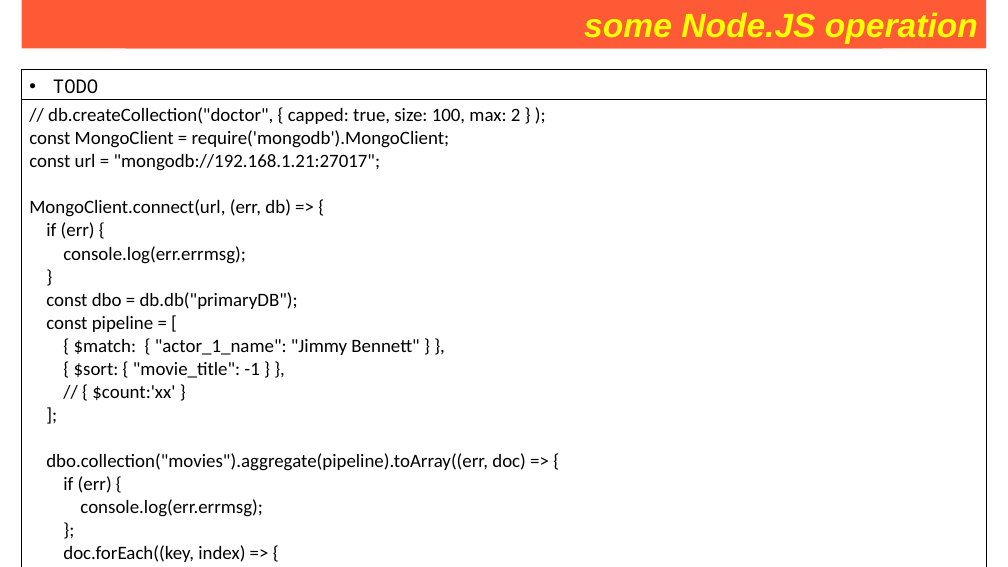
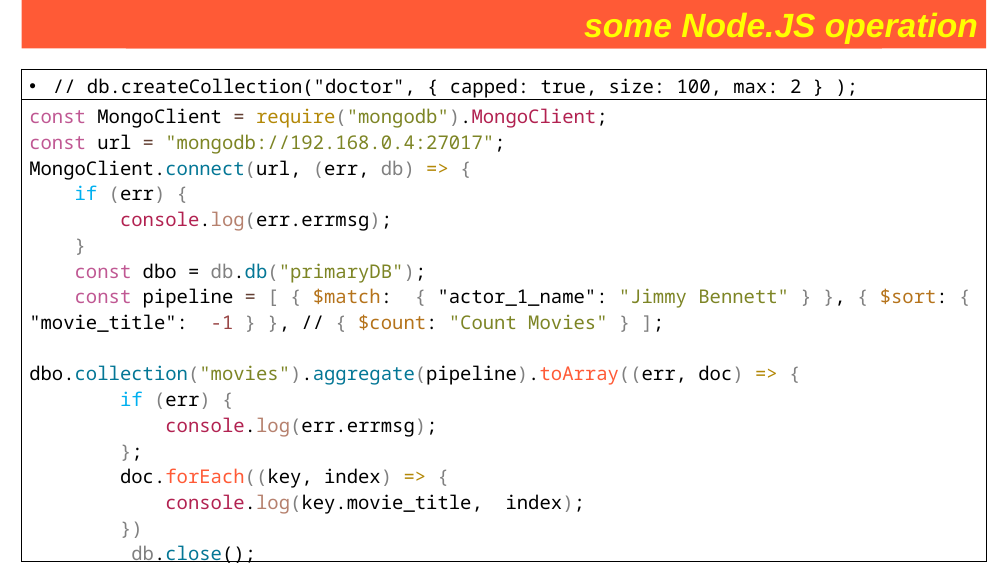
Before and after one commit to Saleel-Bagde/PPT-s, a slide deck: slide 256 of MongoDB PPT.pptx (slide 259 before the commit). Drawn at 1008x567 pixels with LibreOffice and Linux fonts; fonts in the diff are those of the drawing. Boxes give left, top, right and bottom in pixels: in the first picture for what was removed or moved away, otherwise in the second. Text is boxed around its words. In the diff, an @@ line names an element or a change of style, - is before the commit and + after.

```diff
--- a/MongoDB PPT.pptx
+++ b/MongoDB PPT.pptx
@@ table at (x1=22, y1=70, x2=987, y2=567) @@
@@ row 1, column 1: "TODO" to "// db.createCollection("doctor", { capped: true, size: 100, max: 2 } );" @@
@@ row 2, column 1: "// db.createCollection("doctor", { capped: true, size: 100, max: 2 } ); / const MongoClient = require('mongodb').MongoClient; / const url = "mongodb://192.168.1.21:27017"; / MongoClient.connect(url, (err, db) => { / if (err) { / console.log(err.errmsg); / } / const dbo = db.db("primaryDB"); / const pipeline = [ / { $match: { "actor_1_name": "Jimmy Bennett" } }, / { $sort: { "movie_title": -1 } }, / // { $count:'xx' } / ]; / dbo.collection("movies").aggregate(pipeline).toArray((err, doc) => { / if (err) { / console.log(err.errmsg); / }; / doc.forEach((key, index) => { / console.log(key.movie_title, index); / }) / db.close(); / }); / });" to "const MongoClient = require("mongodb").MongoClient; / const url = "mongodb://192.168.0.4:27017"; / MongoClient.connect(url, (err, db) => { / if (err) { / console.log(err.errmsg); / } / const dbo = db.db("primaryDB"); / const pipeline = [ { $match: { "actor_1_name": "Jimmy Bennett" } }, { $sort: { "movie_title": -1 } }, // { $count: "Count Movies" } ]; / dbo.collection("movies").aggregate(pipeline).toArray((err, doc) => { / if (err) { / console.log(err.errmsg); / }; / doc.forEach((key, index) => { / console.log(key.movie_title, index); / }) / db.close(); / }); / });" @@
```
Also in this commit, not shown: 1 other slide changed.
